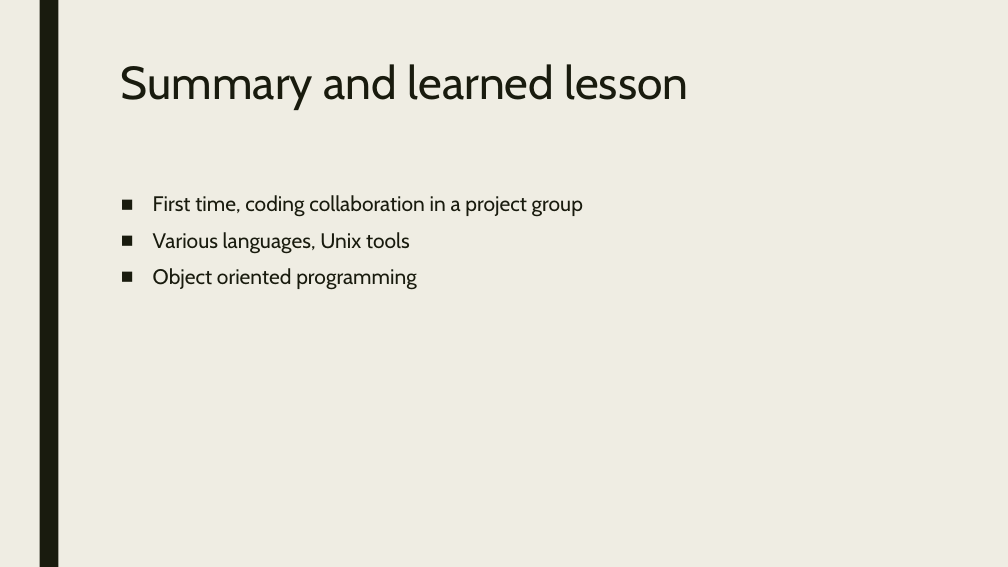
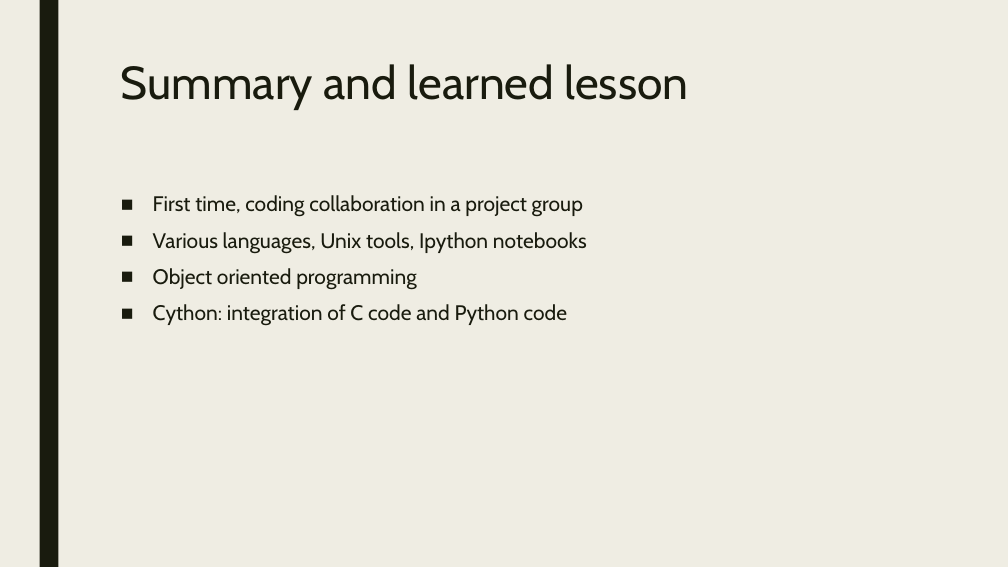
Before and after one commit to APC524/tsap, a slide deck: slide 8 of doc/presentation/pre.pptx. Drawn at 1008x567 pixels with LibreOffice and Linux fonts; fonts in the diff are those of the drawing. Boxes give left, top, right and bottom in pixels: in the first picture for what was removed or moved away, otherwise in the second. Text is boxed around its words. In the diff, an @@ line names an element or a change of style, - is before the commit and + after.

```diff
--- a/doc/presentation/pre.pptx
+++ b/doc/presentation/pre.pptx
@@ text at bbox=[153, 232, 587, 254]: text changed @@
-■ Various languages, Unix tools
+■ Various languages, Unix tools, Ipython notebooks
@@ text at bbox=[153, 304, 567, 326]: paragraph added @@
+■ Cython: integration of C code and Python code
```
Also in this commit, not shown: 1 other slide changed, 4 other files.
